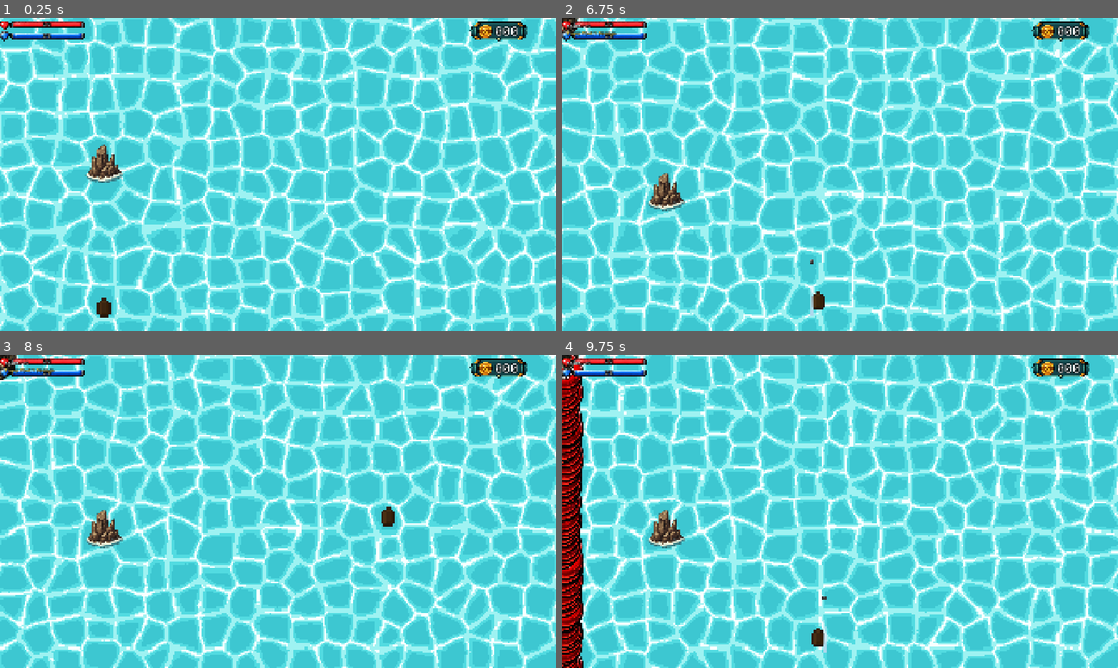
Above: before the commit, frames 1-4 (two rows, left to right).
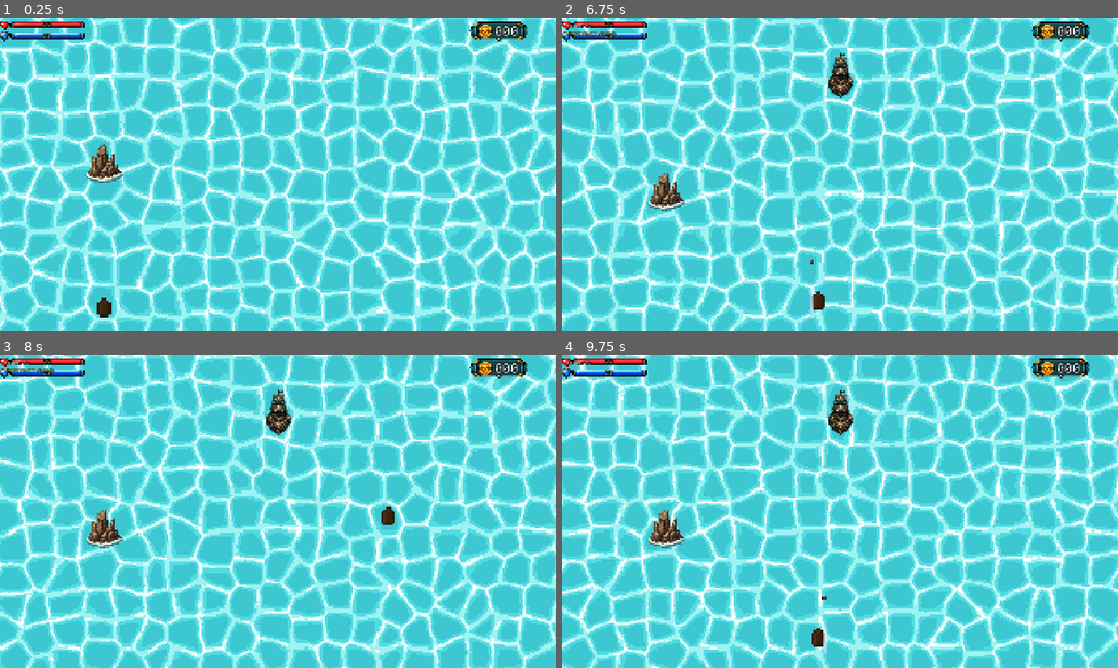
Above: after the commit, the same moments.

Repository: irohgit/flapjack
Game: Godot game, scene res://Levels/Level0.tscn
Two runs of this game, one before a commit and one after it. Both use one fixed random seed, a clock stepped at 60 frames per second and the inputs below. This scene is started directly instead of the project's main scene.
Inputs:
- Up to frame 1 (0.25 s): no input
- Up to frame 2 (6.75 s): hold D (move_right) 0.53-1.28 s; hold Space (shoot) 0.53-1.28 s; hold S (move_backward) 1.28-2.03 s; tap Space (shoot) every 1.5 s from 1.35 to 5.85 s; hold D (move_right) 2.03-2.78 s; hold Space (shoot) 2.03-2.78 s; hold W (move_forward) 2.78-3.53 s; hold Space (shoot) 3.53-4.28 s; hold A (move_left) 3.53-5.03 s; hold S (move_backward) 5.03-5.78 s; hold Space (shoot) 5.03-5.78 s; hold D (move_right) 5.78-6.53 s; hold W (move_forward) from 6.53 s (still down); hold Space (shoot) from 6.53 s (still down)
- Up to frame 3 (8 s): release W (move_forward) at 7.28 s; release Space (shoot) at 7.28 s; hold D (move_right) from 7.28 s (still down); tap Space (shoot) at 7.35 s
- Up to frame 4 (9.75 s): release D (move_right) at 8.03 s; hold S (move_backward) 8.03-8.78 s; hold Space (shoot) 8.03-8.78 s; hold A (move_left) 8.78-9.53 s; tap Space (shoot) at 8.85 s; hold W (move_forward) from 9.53 s (still down); hold Space (shoot) from 9.53 s (still down)

The runs differ from the first frame. In frame 1, less than 0.1% of the frame differs, in the area x 18-22%, y 40-52%; in frame 2, 0.5%; in frame 3, 0.5%; in frame 4, 4.0%, in the area x 0-53%, y 0-100%.

Commit message:
Level manager and enemy spawner working

Diff:
--- a/Actors/Enemies/enemy.tscn
+++ b/Actors/Enemies/enemy.tscn
@@ -3,6 +3,7 @@
 [ext_resource type="Script" uid="uid://cv0v6ynhg51ei" path="res://Systems/Combat/HealthComponent.gd" id="1_2v41r"]
 [ext_resource type="Script" uid="uid://bokjl1r7po7pc" path="res://Data/Enemy/enemy.gd" id="1_8k4sg"]
 [ext_resource type="Texture2D" uid="uid://cv04hsa45l3hf" path="res://Assets/Enemies/Blackbeard_Pirates/Enemy_Ship_5.png" id="1_m1alp"]
+[ext_resource type="Resource" uid="uid://bsk4oh4u6bnhe" path="res://Data/Enemy/BasicEnemy.tres" id="2_basic_enemy"]
 
 [sub_resource type="CapsuleShape2D" id="CapsuleShape2D_odipc"]
 radius = 31.0
@@ -12,6 +13,7 @@
 collision_layer = 2
 collision_mask = 4
 script = ExtResource("1_8k4sg")
+data = ExtResource("2_basic_enemy")
 
 [node name="Sprite2D" type="Sprite2D" parent="." unique_id=435719709]
 texture = ExtResource("1_m1alp")
--- a/Data/Enemy/enemy.gd
+++ b/Data/Enemy/enemy.gd
@@ -8,20 +8,28 @@
 @export var max_interval := 5.0
 
 @onready var _health: HealthComponent = $HealthComponent
+@onready var _sprite: Sprite2D = $Sprite2D
 
 var _fire_timer := 0.0
 
 
 func _ready() -> void:
+	assert(data != null, "Enemy spawned with no EnemyData assigned")
 	assert(data.projectile_scene != null, "EnemyShip has no projectile_scene assigned")
 	assert(data.ammo != null, "EnemyShip has no ammo assigned")
+	assert(data.texture != null, "EnemyData has no texture assigned")
+
+	_sprite.texture = data.texture
+	_sprite.scale = Vector2.ONE * data.visual_scale
+	_health.max_health = data.health
+	_health.current_health = data.health
 	_health.damaged.connect(_on_damaged)
 	_health.died.connect(_on_died)
 	_reset_timer()
 
 
 func _physics_process(delta: float) -> void:
-
+	position.y += data.move_speed * delta
 	_fire_timer -= delta
 	if _fire_timer <= 0.0:
 		_fire()
@@ -32,13 +40,15 @@
 
 
 func _reset_timer() -> void:
-	_fire_timer = data.projectile_fire_rate
+	_fire_timer = maxf(float(data.projectile_fire_rate), 0.05)
 
 
 func _fire() -> void:
 	var shot := data.projectile_scene.instantiate() as Projectile
-	shot.data = data.ammo
-	shot.data.damage = data.projectile_damage
+	var shot_data := data.ammo.duplicate() as ProjectileData
+	shot_data.damage = data.projectile_damage
+	shot_data.speed *= data.projectile_speed
+	shot.data = shot_data
 	shot.direction = Vector2.DOWN
 
 	# Same parent as this ship, so shots shake with the world.
--- a/Levels/Level0.tscn
+++ b/Levels/Level0.tscn
@@ -75,7 +75,8 @@
 
 [node name="SettingsPanel" parent="." unique_id=217040426 instance=ExtResource("18_y3xa5")]
 
-[node name="EnemyController" type="Node" parent="." unique_id=897350340]
+[node name="EnemyController" type="Node" parent="." unique_id=897350340 node_paths=PackedStringArray("spawn_parent")]
 script = ExtResource("12_im6i0")
 enemy_scene = ExtResource("5_ndx46")
 enemy_types = Array[ExtResource("14_yx5hh")]([ExtResource("15_ndx46")])
+spawn_parent = NodePath("../World")
--- a/Levels/enemy_controller.gd
+++ b/Levels/enemy_controller.gd
@@ -1,14 +1,42 @@
 class_name EnemyController
 extends Node
 
+
+signal enemies_cleared
+
+
 @export var enemy_scene: PackedScene
 @export var enemy_types: Array[EnemyData]
+@export var spawn_parent: Node2D
+@export var horizontal_spacing := 160.0
+
+
+var _active_enemies := 0
+
 
 func spawn_pack(pack: Array[EnemyData], pos: Vector2) -> void:
-	var yoffset := randf_range(-10.0, 10.0)
-	var xoffset := randf_range(-10.0, 10.0)
-	for enemy in pack:
-		var e = enemy_scene.instantiate() as Enemy
-		e.data = enemy
-		e.global_position = pos + Vector2(xoffset, yoffset)
-		add_child(e)
+	assert(enemy_scene != null, "EnemyController needs an enemy scene")
+	assert(spawn_parent != null, "EnemyController needs a spawn parent")
+
+	var pack_width := horizontal_spacing * float(pack.size() - 1)
+	for index in pack.size():
+		var enemy := enemy_scene.instantiate() as Enemy
+		enemy.data = pack[index]
+
+		_active_enemies += 1
+		enemy.tree_exited.connect(_on_enemy_exited)
+		spawn_parent.add_child(enemy)
+		enemy.global_position = pos + Vector2(
+			float(index) * horizontal_spacing - pack_width * 0.5,
+			0.0
+		)
+
+
+func has_active_enemies() -> bool:
+	return _active_enemies > 0
+
+
+func _on_enemy_exited() -> void:
+	_active_enemies -= 1
+	if _active_enemies == 0:
+		enemies_cleared.emit()
--- a/Levels/level_manager.gd
+++ b/Levels/level_manager.gd
@@ -1,12 +1,15 @@
-class_name level_manager
+class_name LevelManager
 extends Node
 
 
-# Called when the node enters the scene tree for the first time.
-func _ready() -> void:
-	pass # Replace with function body.
+signal sequence_completed
 
 
-# Called every frame. 'delta' is the elapsed time since the previous frame.
-func _process(delta: float) -> void:
-	pass
+@export var scroll_director: ScrollDirector
+@export var enemy_controller: EnemyController
+
+
+# Pause the level script until an ordinary boolean expression becomes true.
+func wait_until(condition: Callable) -> void:
+	while is_inside_tree() and not condition.call():
+		await get_tree().process_frame
--- a/Levels/level_zero.gd
+++ b/Levels/level_zero.gd
@@ -1,9 +1,46 @@
-extends Node
+extends LevelManager
 
-@export var scroll_director: ScrollDirector
-@export var enemy_controller: EnemyController
 
-func _process(delta: float) -> void:
-	scroll_director.move_to(Vector2(0, -100))
-	if scroll_director.camera.global_position == Vector2(0, -100):
-		enemy_controller.spawn_pack(enemy_controller.enemy_types, Vector2(0, -100))
+const FIRST_CAMERA_POSITION := Vector2(0, -100)
+const FIRST_WAVE_POSITION := Vector2(960, 100)
+const SECOND_CAMERA_POSITION := Vector2(0, -300)
+const SECOND_WAVE_POSITION := Vector2(960, -100)
+
+
+func _ready() -> void:
+	assert(scroll_director != null, "Level 0 needs a ScrollDirector")
+	assert(enemy_controller != null, "Level 0 needs an EnemyController")
+	assert(not enemy_controller.enemy_types.is_empty(), "Level 0 needs an enemy type")
+
+	var basic_enemy := enemy_controller.enemy_types[0]
+	var first_wave: Array[EnemyData] = [basic_enemy]
+	var second_wave: Array[EnemyData] = [basic_enemy, basic_enemy]
+
+	# Move to the first encounter, then spawn its wave.
+	scroll_director.move_to(FIRST_CAMERA_POSITION)
+	await wait_until(
+		func() -> bool:
+			return scroll_director.has_reached(FIRST_CAMERA_POSITION)
+	)
+	enemy_controller.spawn_pack(first_wave, FIRST_WAVE_POSITION)
+
+	# Wait for the first wave to be cleared.
+	await wait_until(
+		func() -> bool:
+			return not enemy_controller.has_active_enemies()
+	)
+
+	# These two actions begin together.
+	scroll_director.move_to(SECOND_CAMERA_POSITION)
+	enemy_controller.spawn_pack(second_wave, SECOND_WAVE_POSITION)
+
+	# Wait for both conditions at the same time.
+	await wait_until(
+		func() -> bool:
+			return (
+				scroll_director.has_reached(SECOND_CAMERA_POSITION)
+				and not enemy_controller.has_active_enemies()
+			)
+	)
+
+	sequence_completed.emit()
--- a/Levels/scroll_director.gd
+++ b/Levels/scroll_director.gd
@@ -9,7 +9,11 @@
 @export var scroll_speed := 1.0
 
 func moving() -> bool:
-	return camera.global_position != end_point
+	return camera != null and camera.global_position != end_point
+
+
+func has_reached(pos: Vector2, tolerance: float = 0.5) -> bool:
+	return camera != null and camera.global_position.distance_to(pos) <= tolerance
 
 func change_move_speed(speed: float) -> void:
 	scroll_speed = speed
@@ -18,5 +22,5 @@
 	end_point = pos
 
 func _physics_process(delta: float) -> void:
-	if camera.global_position != end_point:
+	if moving():
 		camera.global_position = camera.global_position.move_toward(end_point, delta * scroll_speed)
